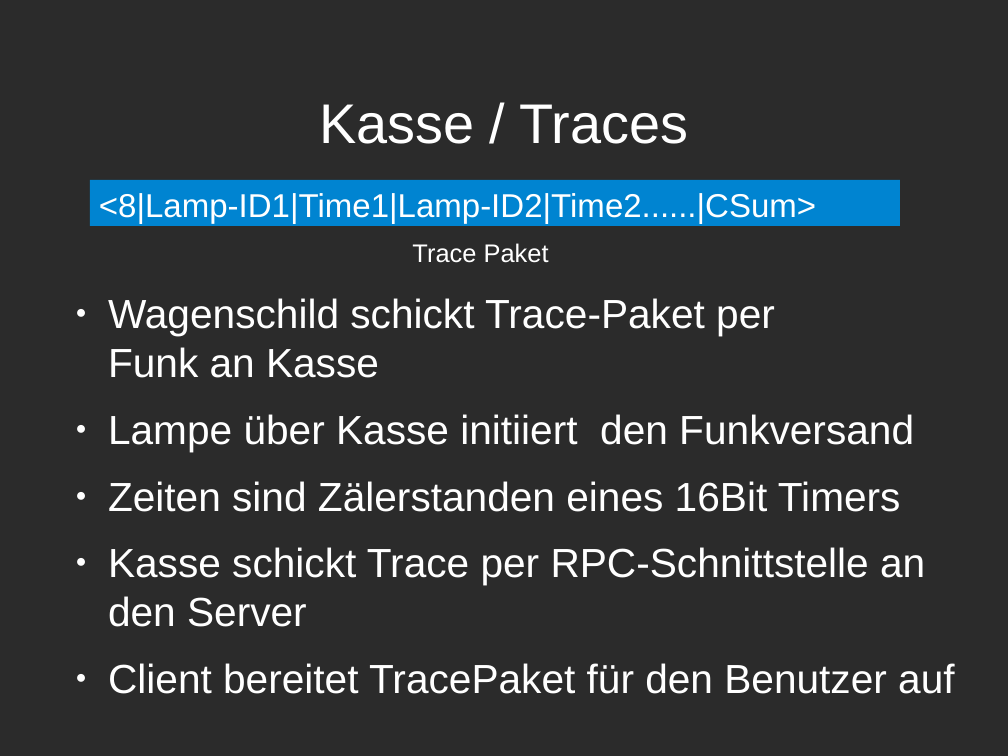
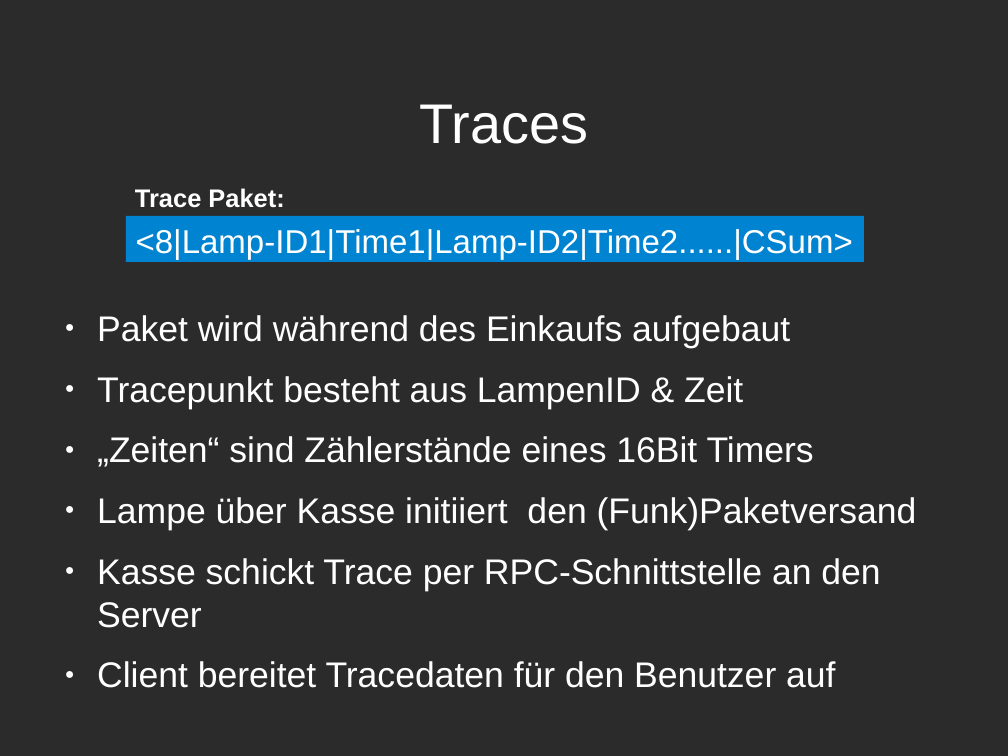
Before and after one commit to Niondir/rika-led, a slide deck: slide 5 of präsentation 3/part 2/p2-pr3.odp. Drawn at 1008x756 pixels with LibreOffice and Linux fonts; fonts in the diff are those of the drawing; background and template pictures are left out; a plain dark background stands for a picture behind light text. Boxes give left, top, right and bottom in pixels: in the first picture for what was removed or moved away, otherwise in the second. Text is boxed around its words. In the diff, an @@ line names an element or a change of style, - is before the commit and + after.

```diff
--- a/präsentation 3/part 2/p2-pr3.odp
+++ b/präsentation 3/part 2/p2-pr3.odp
@@ title at (x1=420, y1=104, x2=589, y2=144): text changed @@
-Kasse / Traces
+Traces
@@ text at (x1=135, y1=188, x2=284, y2=208): text changed; bold on @@
-Trace Paket
+Trace Paket:
@@ rectangle "<8|Lamp-ID1|Time1|Lamp-ID2|Time2......|CSum>" resized from (x1=90, y1=180, x2=900, y2=226) to (x1=126, y1=216, x2=864, y2=262) @@
@@ rectangle "<8|Lamp-ID1|Time1|Lamp-ID2|Time2......|CSum>" at (x1=126, y1=216, x2=864, y2=262): alignment left to centre @@
@@ text "Paket wird während des Einkaufs ..." moved from (x1=108, y1=298, x2=954, y2=694) to (x1=97, y1=315, x2=917, y2=688) @@
@@ text at (x1=97, y1=315, x2=917, y2=530): text changed; size 32 to 28 pt @@
-● Wagenschild schickt Trace-Paket per Funk an Kasse
-● Lampe über Kasse initiiert den Funkversand
-● Zeiten sind Zälerstanden eines 16Bit Timers
+● Paket wird während des Einkaufs aufgebaut
+● Tracepunkt besteht aus LampenID & Zeit
+● „Zeiten“ sind Zählerstände eines 16Bit Timers
+● Lampe über Kasse initiiert den (Funk)Paketversand
@@ text at (x1=97, y1=558, x2=880, y2=628): size 32 to 28 pt in "Kasse schickt Trace per RPC-Schnittstelle an den ..." @@
@@ text at (x1=97, y1=661, x2=835, y2=688): text changed; size 32 to 28 pt @@
-● Client bereitet TracePaket für den Benutzer auf
+● Client bereitet Tracedaten für den Benutzer auf
```
Also in this commit, not shown: 5 other slides changed, 1 other file.
